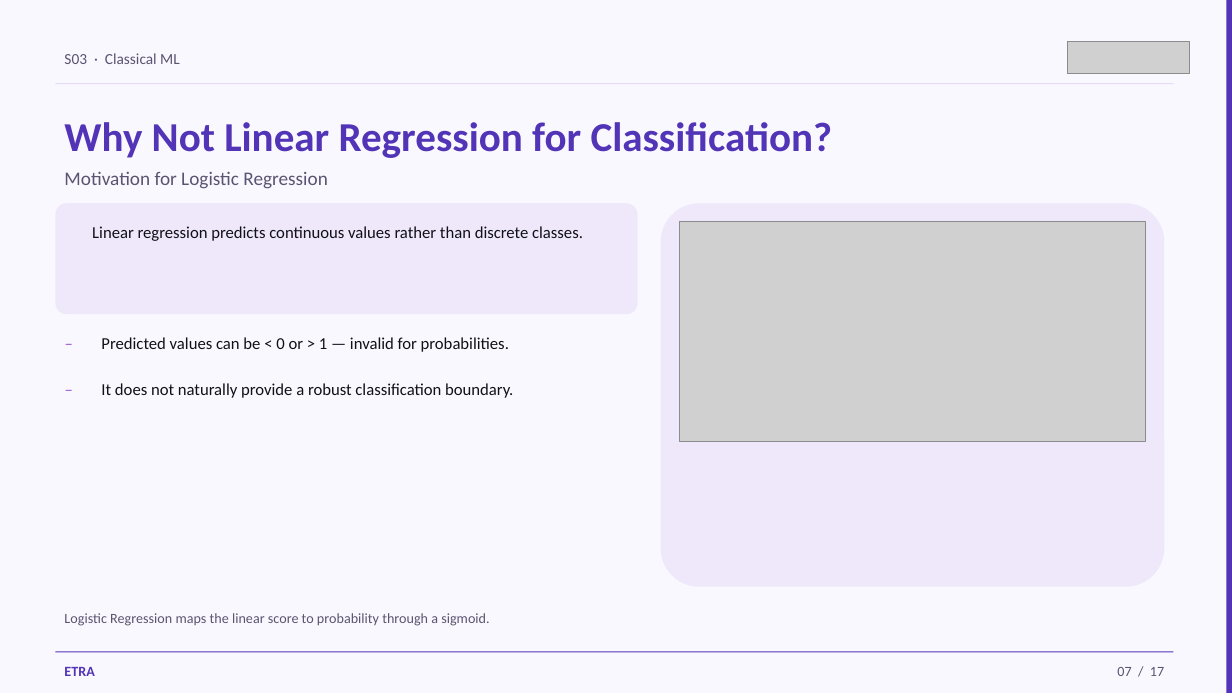
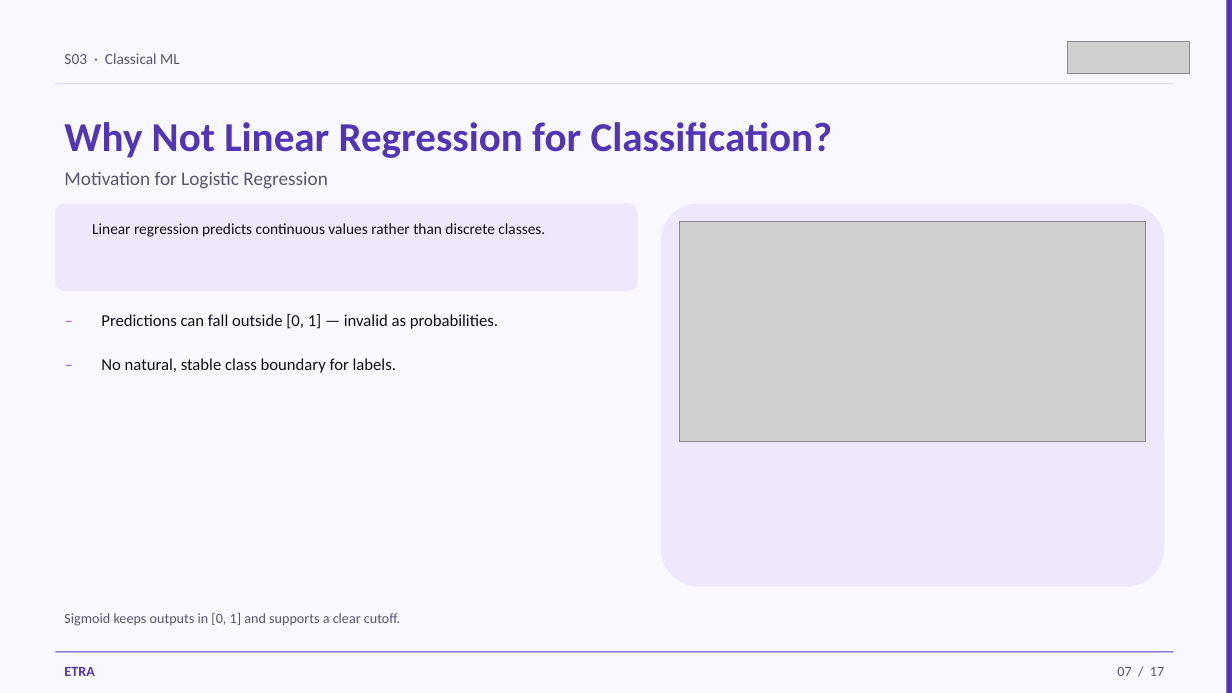
Before and after one commit to iksasa15/AI-ML, a slide deck: slide 7 of web-presentation/pdf-exports/Week1-Session3-Classification-Basics.pptx. Drawn at 1232x693 pixels with LibreOffice and Linux fonts; fonts in the diff are those of the drawing; grey boxes stand for pictures. Boxes give left, top, right and bottom in pixels: in the first picture for what was removed or moved away, otherwise in the second. Text is boxed around its words. In the diff, an @@ line names an element or a change of style, - is before the commit and + after.

```diff
--- a/web-presentation/pdf-exports/Week1-Session3-Classification-Basics.pptx
+++ b/web-presentation/pdf-exports/Week1-Session3-Classification-Basics.pptx
@@ rounded rectangle: place and size @@
-rounded rectangle at (55, 203, 638, 314)
+rounded rectangle at (55, 203, 638, 291)
@@ text "Linear regression predicts continuous values ..." at (92, 223, 545, 237): size 13 to 12 pt @@
@@ text "–": place and size @@
-text "–" at (55, 328, 88, 367)
+text "–" at (55, 305, 88, 342)
@@ text at (101, 314, 498, 329): text changed @@
-Predicted values can be < 0 or > 1 — invalid for probabilities.
+Predictions can fall outside [0, 1] — invalid as probabilities.
@@ text "–": place and size @@
-text "–" at (55, 374, 88, 413)
+text "–" at (55, 349, 88, 386)
@@ text at (101, 358, 396, 373): text changed @@
-It does not naturally provide a robust classification boundary.
+No natural, stable class boundary for labels.
@@ text at (64, 613, 400, 626): text changed @@
-Logistic Regression maps the linear score to probability through a sigmoid.
+Sigmoid keeps outputs in [0, 1] and supports a clear cutoff.
```
Also in this commit, not shown: 11 other slides changed, 2 slides added, 2 slides removed, 4 other files.
